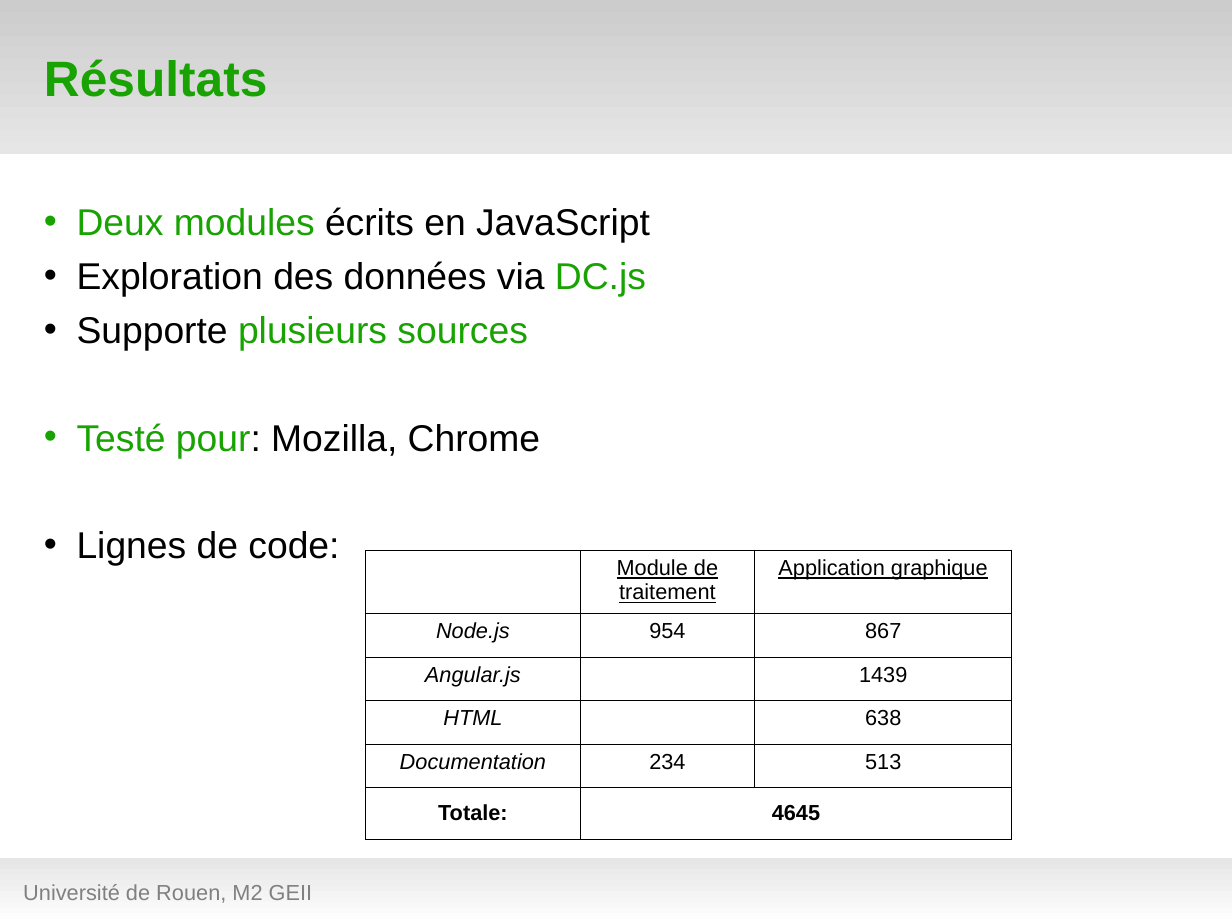
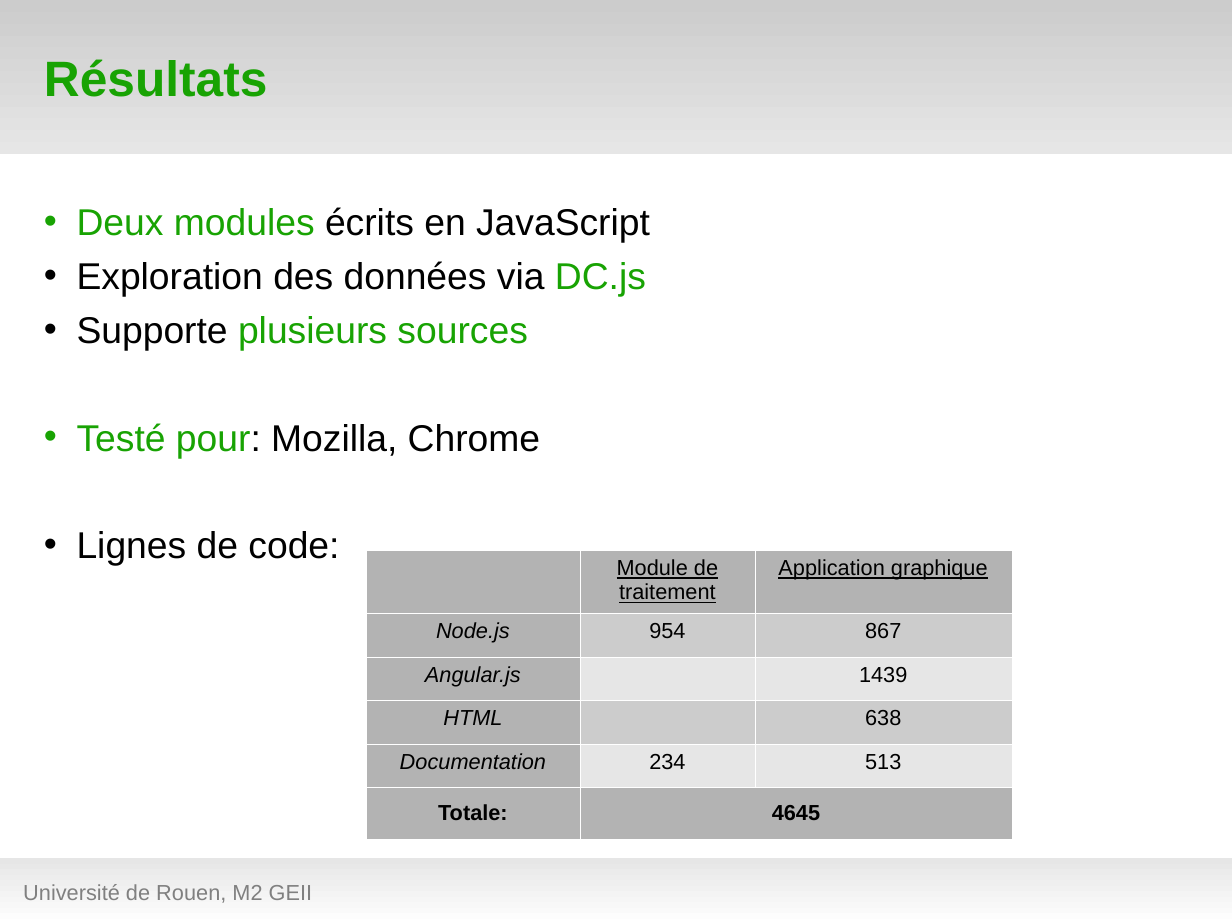
Before and after one commit to hanzenok/dataexp, a slide deck: slide 20 of presentation/test_green9.odp. Drawn at 1232x924 pixels with LibreOffice and Linux fonts; fonts in the diff are those of the drawing; background and template pictures are left out. Boxes give left, top, right and bottom in pixels: in the first picture for what was removed or moved away, otherwise in the second. Text is boxed around its words. In the diff, an @@ line names an element or a change of style, - is before the commit and + after.

```diff
--- a/presentation/test_green9.odp
+++ b/presentation/test_green9.odp
@@ table at [366, 550, 1012, 836] @@
@@ fill none to #B3B3B3 in 8 cells @@
@@ fill none to #CCCCCC in 3 cells @@
@@ fill none to #E6E6E6 in 3 cells @@
@@ borders changed @@
```
Also in this commit, not shown: 1 other slide changed, 3 other files.
